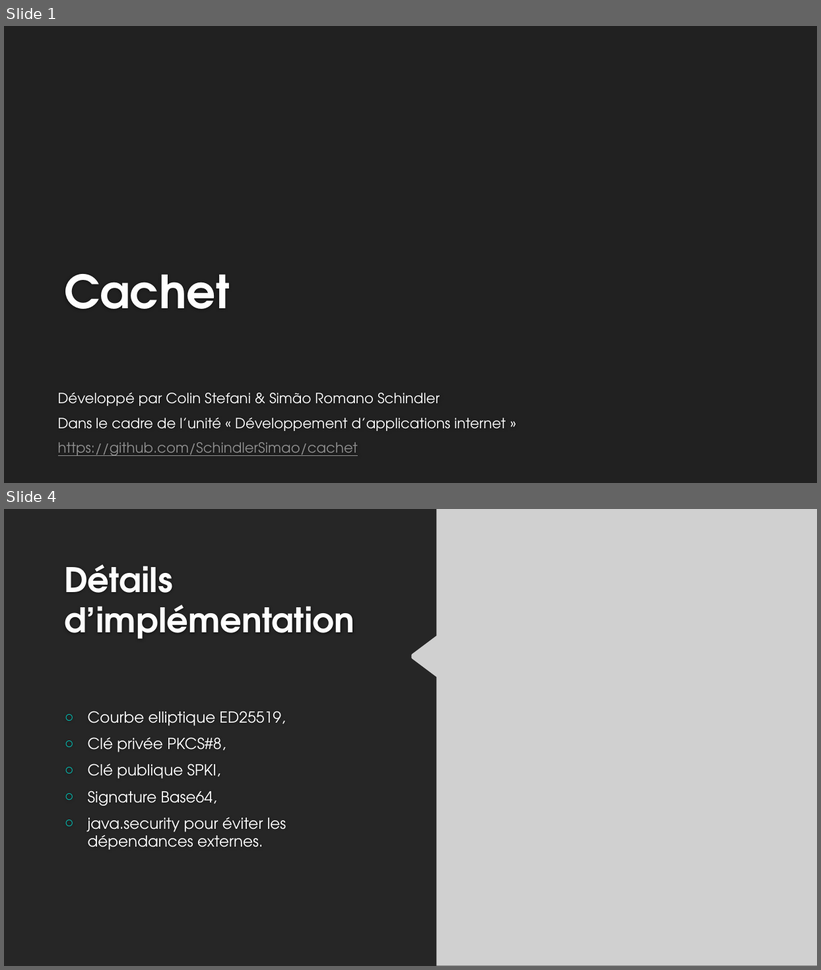
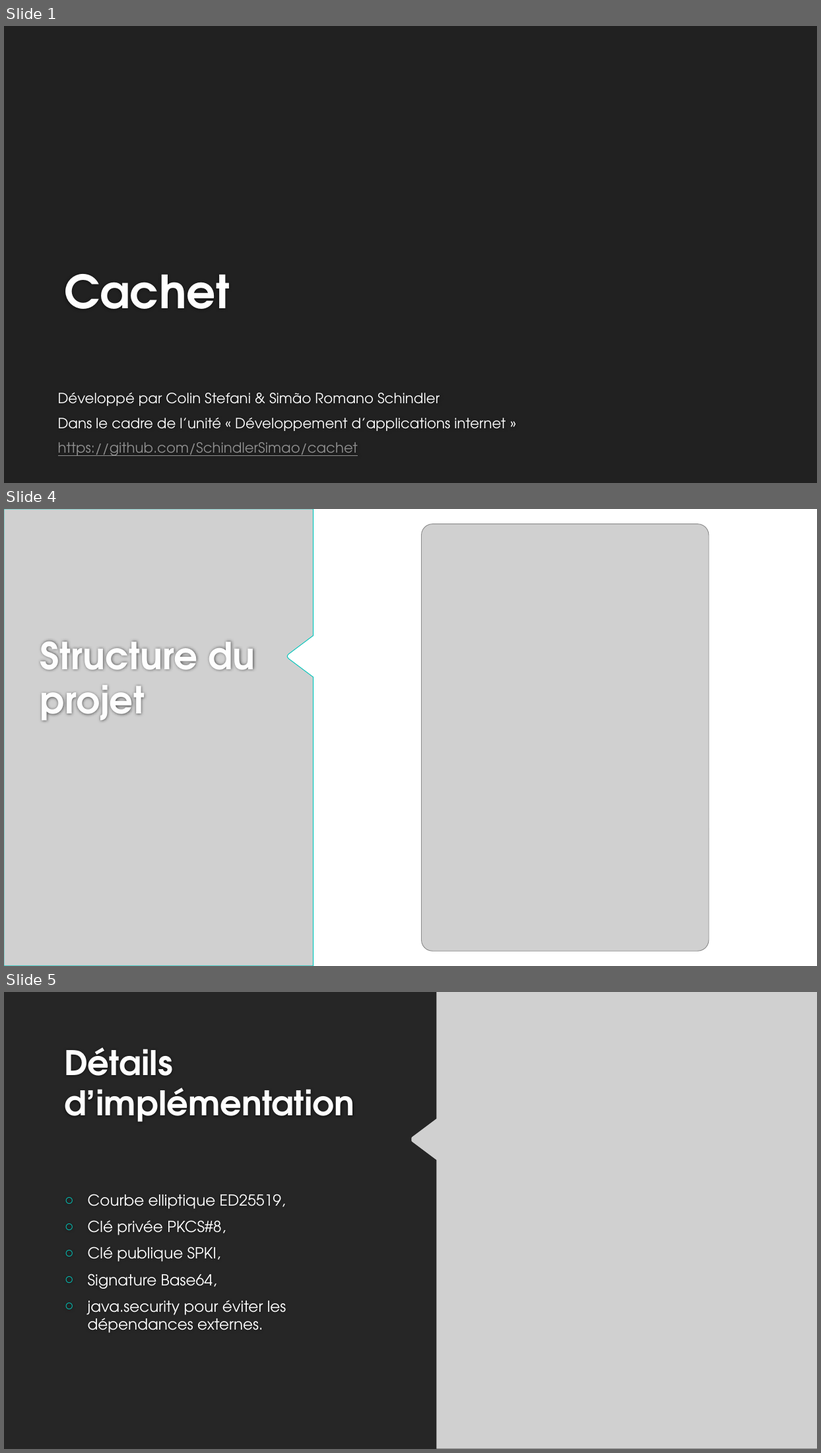
Before and after one commit to SchindlerSimao/cachet, a slide deck: cachet.pptx. Shown one above the other, each under a label of ours: slides 1 and 4 before the commit, slides 1, 4 and 5 after it; the slides between them are not shown. The pictures are 821x970 and 821x1453 pixels, drawn with LibreOffice and Linux fonts; fonts in the diff are those of the drawing; grey boxes stand for pictures; background and template pictures are left out. Boxes give left, top, right and bottom in pixels: in the first picture for what was removed or moved away, otherwise in the second. Text is boxed around its words. In the diff, an @@ line names an element or a change of style, - is before the commit and + after.

Commit message:
Added a slide describing the project structure to presentation

```diff
--- a/cachet.pptx
+++ b/cachet.pptx
@@ slide 4 added at (4,509,817,966), background #FFFFFF @@
@@ picture added at (4,509,314,966) @@
@@ picture added at (422,524,709,952) @@
@@ title added at (40,640,255,722), 44 pt, text #FEFEFE, bold @@
+Structure du projet
@@ what was slide 4 is now slide 5 @@
```
Also in this commit, not shown: 1 slide changed, 1 other file.
